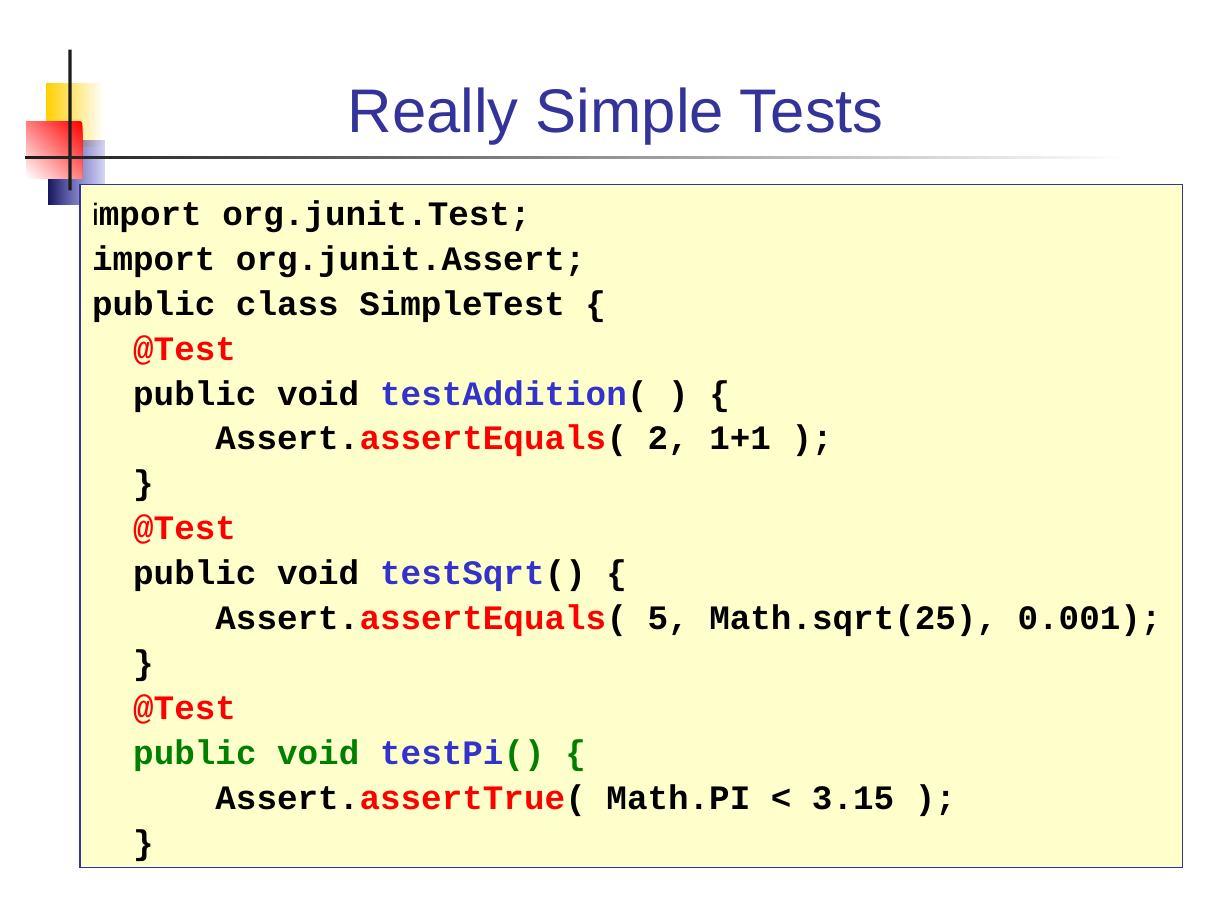
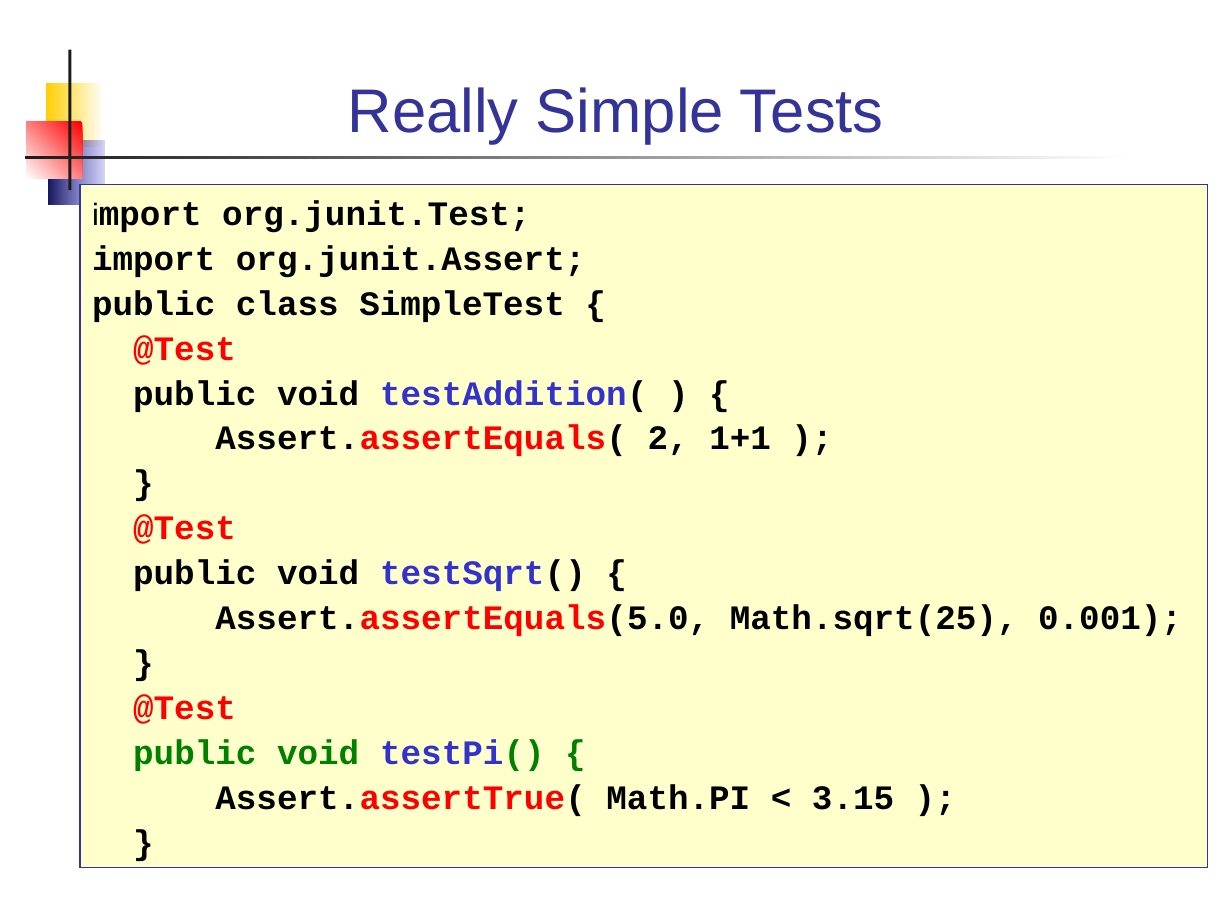
Before and after one commit to skeoop/skeoop.github.io, a slide deck: slide 12 of week10/UnitTesting.ppt. Drawn at 1232x924 pixels with LibreOffice and Linux fonts; fonts in the diff are those of the drawing. Boxes give left, top, right and bottom in pixels: in the first picture for what was removed or moved away, otherwise in the second. Text is boxed around its words. In the diff, an @@ line names an element or a change of style, - is before the commit and + after.

```diff
--- a/week10/UnitTesting.ppt
+++ b/week10/UnitTesting.ppt
@@ rectangle "import org.junit.Test;": place and size @@
-rectangle "import org.junit.Test;" at bbox=[80, 185, 1183, 867]
+rectangle "import org.junit.Test;" at bbox=[80, 185, 1207, 867]
@@ text in rectangle at bbox=[215, 604, 1182, 636]: text changed @@
-Assert.assertEquals( 5, Math.sqrt(25), 0.001);
+Assert.assertEquals(5.0, Math.sqrt(25), 0.001);
```
Also in this commit, not shown: 1 other slide changed, 2 other files.
